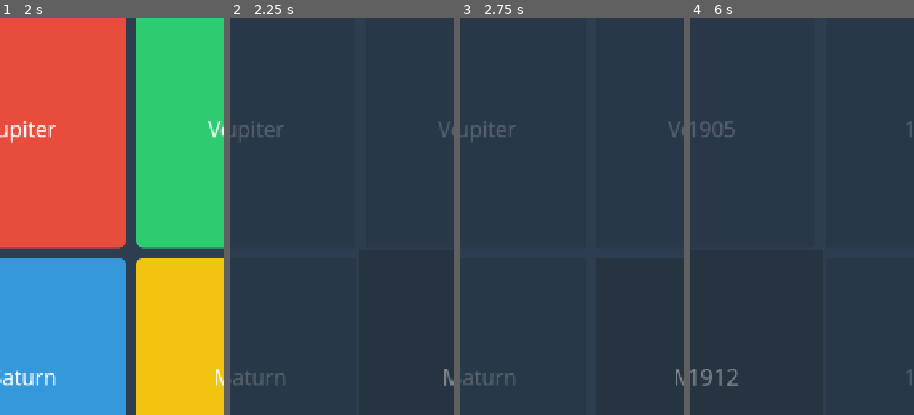
Above: before the commit, frames 1-4 (left to right).
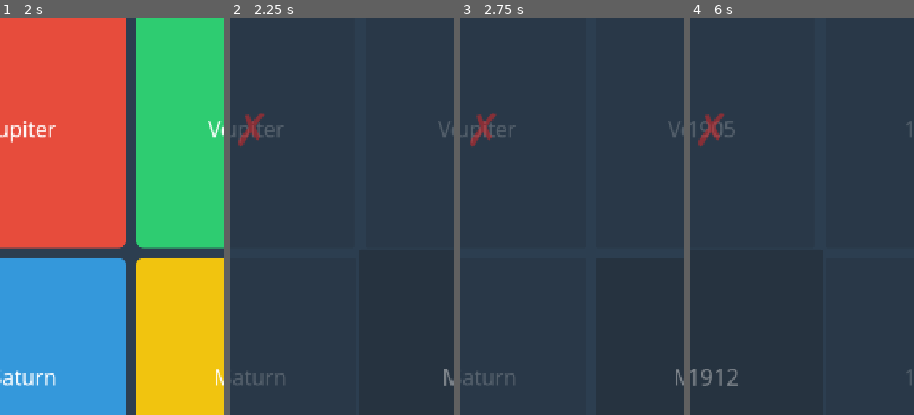
Above: after the commit, the same moments.

Repository: bramp/trivia-dash
Game: Godot game, scene res://scenes/main.tscn
Same seed, same stepped clock (60 frames per second), same inputs: the game is played once before the commit and once after it.
Inputs (mouse positions are % of the whole screen's width and height, from its top left):
- Up to frame 1 (2 s): tap Enter at 0.5 s; move the mouse to (72, 45) at 0.52 s; hold 1 (answer_1) 0.53-1.25 s; click (72, 45) at 0.67 s; click "PLAY" at 1.25 s
- Up to frame 2 (2.25 s): click "Jupiter" at 2 s
- Up to frame 3 (2.75 s): no input
- Up to frame 4 (6 s): tap Space at 2.75 s; drag from (30, 55) to (45, 70) at 2.77 s; tap Enter at 3.5 s; move the mouse to (60, 28) at 3.52 s; hold 3 (answer_3) 3.53-4.25 s; click (60, 28) at 3.67 s; drag from (45, 70) to (20, 35) at 4.27 s; click "PLAY AGAIN" at 5 s; click "1905" at 5.75 s
The pictures show only the part of the screen within x 21-71%, y 38-88%; the shares and areas given below are measured in that part.

Frame 1 is identical in both runs. In frame 2, 0.4% of the frame differs, in the area x 3-16%, y 23-33%; in frame 3, 0.4%; in frame 4, 0.4%.

Commit message:
Add red ✗ overlay on wrong answer, clean up button state on reset
- Wrong answer button gets a large red ✗ label centered over it
- All non-correct buttons greyed out with reduced opacity
- Correct answer stays in original color with pulse animation
- _display_question now fully resets modulate, scale, overlay labels,
  and border styles for clean state on new game

Diff:
--- a/scripts/main.gd
+++ b/scripts/main.gd
@@ -303,10 +303,20 @@
 		var btn := answer_buttons[i]
 		btn.text = answers[i] if i < answers.size() else ""
 		btn.disabled = false
+		btn.modulate.a = 1.0
+		btn.scale = Vector2.ONE
+		# Remove any overlay labels (e.g. ✗ from wrong answers).
+		for child in btn.get_children():
+			if child is Label:
+				child.queue_free()
 		# Reset button style to default colour.
 		var style := btn.get_theme_stylebox("normal") as StyleBoxFlat
 		if style:
 			style.bg_color = GameData.BUTTON_COLORS[i]
+			style.border_width_left = 0
+			style.border_width_right = 0
+			style.border_width_top = 0
+			style.border_width_bottom = 0
 
 	_animate_question_entrance()
 
@@ -551,6 +561,18 @@
 		b.add_theme_stylebox_override("normal", dimmed)
 		b.modulate.a = 0.5
 
+	# Overlay a red ✗ on the wrong button.
+	var x_label := Label.new()
+	x_label.text = "✗"
+	x_label.add_theme_font_size_override("font_size", 72)
+	x_label.add_theme_color_override("font_color", Color(0.9, 0.15, 0.15))
+	x_label.horizontal_alignment = HORIZONTAL_ALIGNMENT_CENTER
+	x_label.vertical_alignment = VERTICAL_ALIGNMENT_CENTER
+	x_label.z_index = 10
+	x_label.mouse_filter = Control.MOUSE_FILTER_IGNORE
+	btn.add_child(x_label)
+	x_label.set_anchors_and_offsets_preset(Control.PRESET_CENTER)
+
 	# Shake animation on the wrong button.
 	var original_x := btn.position.x
 	var tween := create_tween()
Not shown, changed: tools/generate-questions/generate_questions.py
